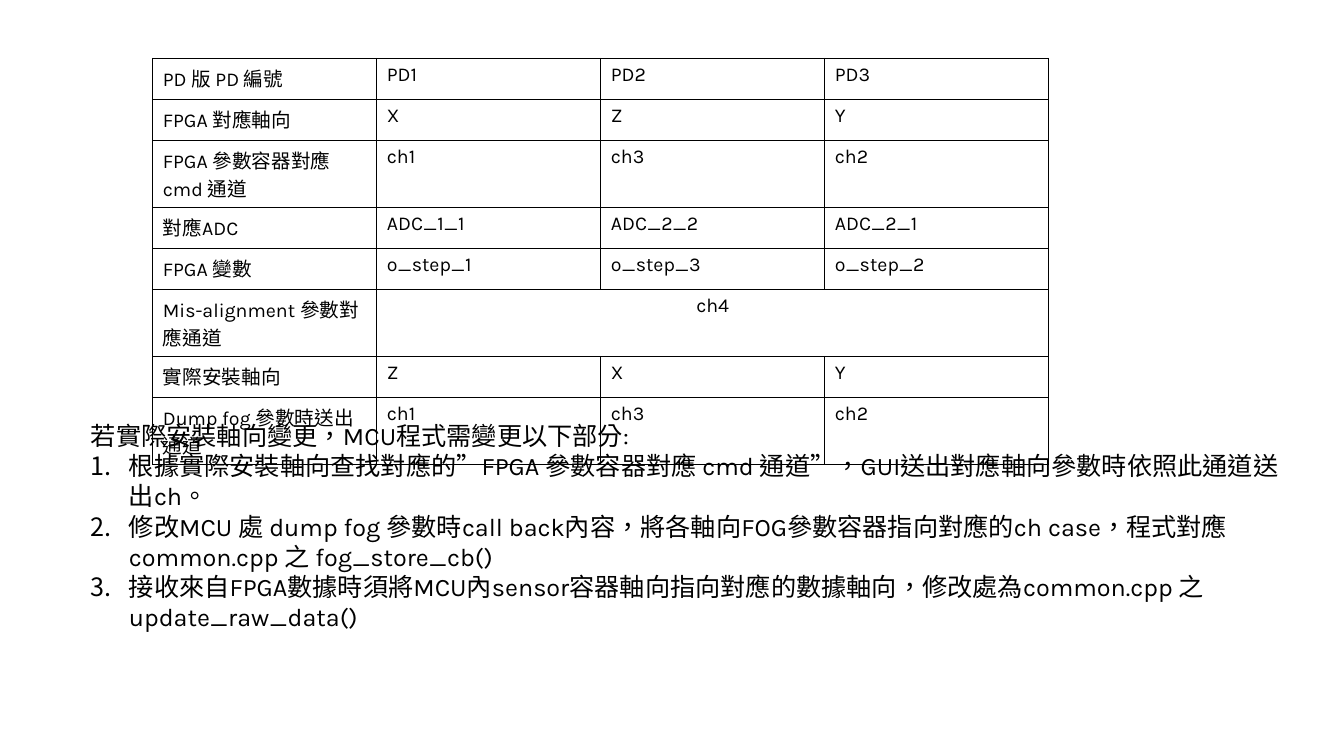
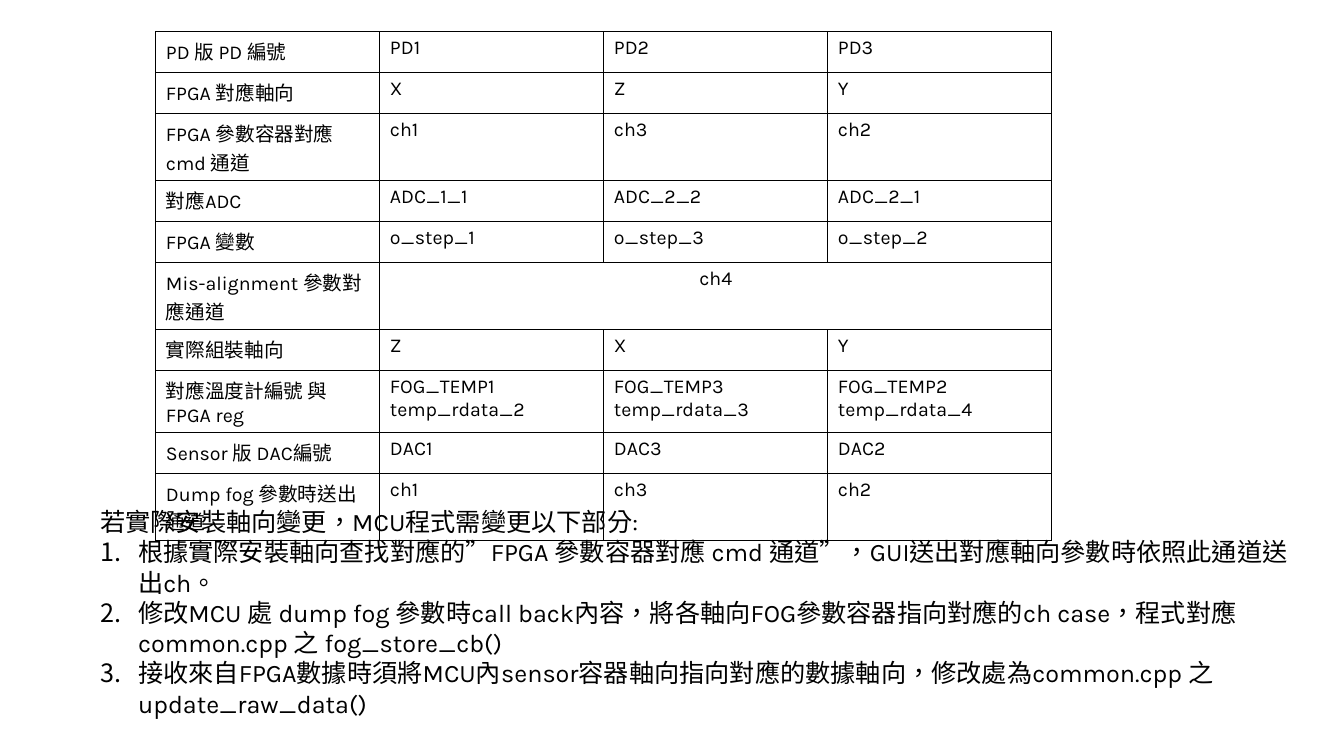
Before and after one commit to adamShiau/adamShiau_Arduino, a slide deck: slide 2 of IRIS1_MCU_V1.5-2/軸向說明.pptx. Drawn at 1344x756 pixels with LibreOffice and Linux fonts; fonts in the diff are those of the drawing. Boxes give left, top, right and bottom in pixels: in the first picture for what was removed or moved away, otherwise in the second. Text is boxed around its words. In the diff, an @@ line names an element or a change of style, - is before the commit and + after.

```diff
--- a/IRIS1_MCU_V1.5-2/軸向說明.pptx
+++ b/IRIS1_MCU_V1.5-2/軸向說明.pptx
@@ table at (156,32,1052,539) @@
-row 7: 實際安裝軸向 | Z | X | Y
+row 7: 實際組裝軸向 | Z | X | Y
+row 8: 對應溫度計編號 與 / FPGA reg | FOG_TEMP1 / temp_rdata_2 | FOG_TEMP3 / temp_rdata_3 | FOG_TEMP2 / temp_rdata_4
+row 9: Sensor 版 DAC編號 | DAC1 | DAC3 | DAC2
@@ table: place and size @@
-table at (153,58,1049,463)
+table at (156,32,1052,539)
@@ text "若實際安裝軸向變更，MCU程式需變更以下部分:": place and size @@
-text "若實際安裝軸向變更，MCU程式需變更以下部分:" at (91,419,1279,632)
+text "若實際安裝軸向變更，MCU程式需變更以下部分:" at (100,505,1288,719)
```
